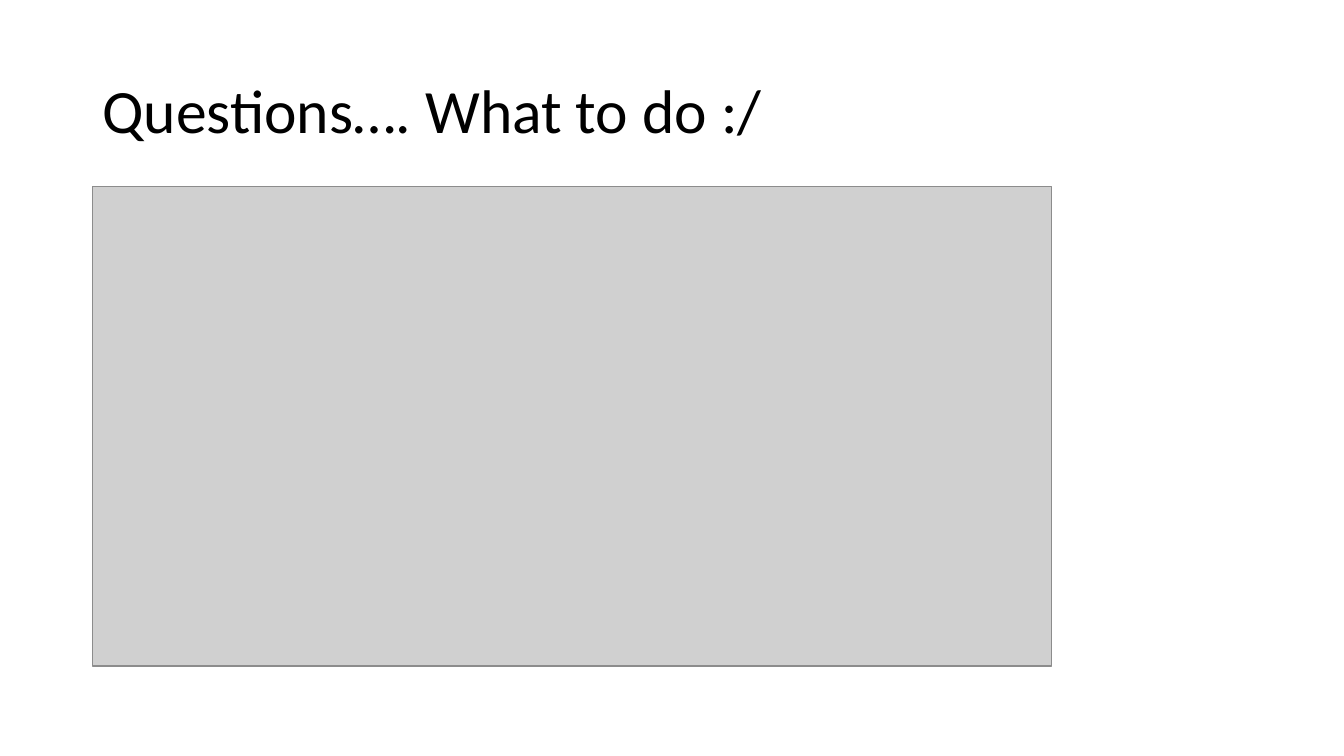
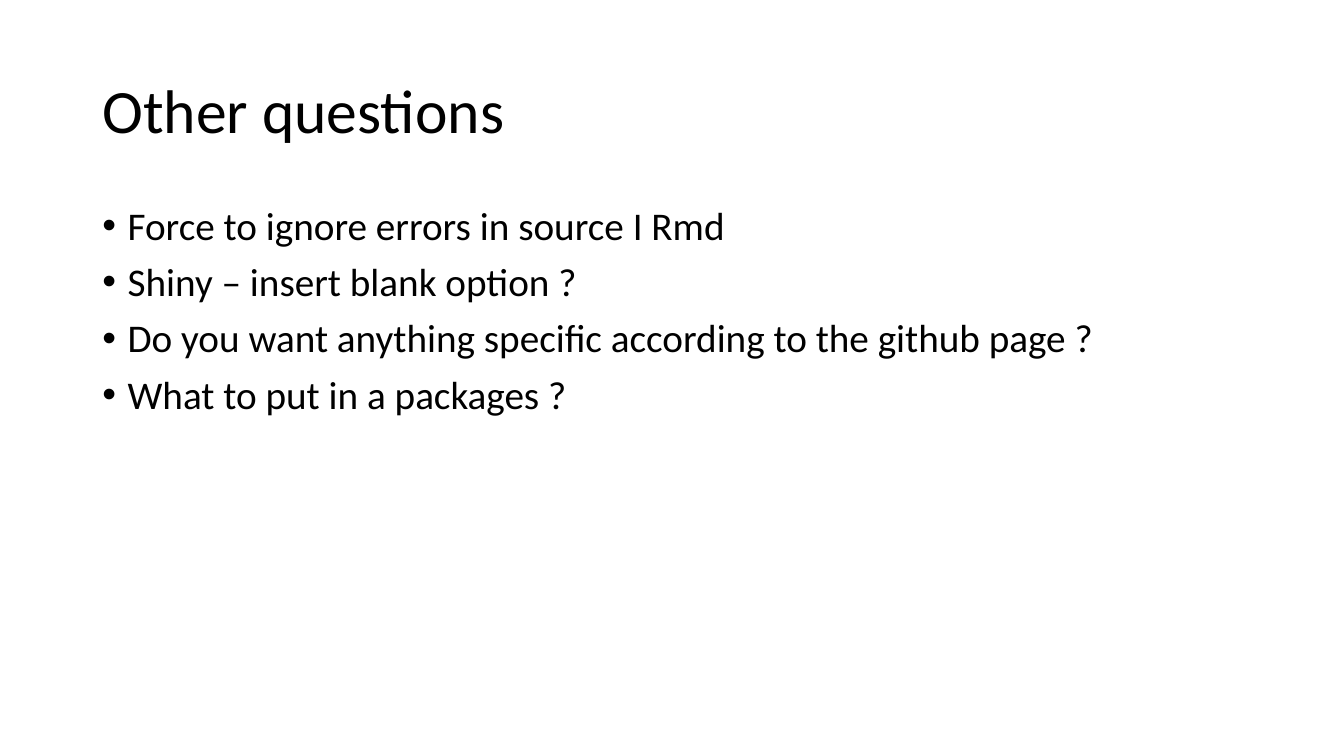
Before and after one commit to rforbiodatascience/2020_group01, a slide deck: slide 4 of Doc/questions_leon_group1_06_05_2020.pptx (slide 3 before the commit). Drawn at 1344x756 pixels with LibreOffice and Linux fonts; fonts in the diff are those of the drawing; grey boxes stand for pictures. Boxes give left, top, right and bottom in pixels: in the first picture for what was removed or moved away, otherwise in the second. Text is boxed around its words. In the diff, an @@ line names an element or a change of style, - is before the commit and + after.

```diff
--- a/Doc/questions_leon_group1_06_05_2020.pptx
+++ b/Doc/questions_leon_group1_06_05_2020.pptx
@@ title at (102,90,504,143): text changed @@
-Questions…. What to do :/
+Other questions
@@ picture removed at (93,187,1053,666) @@
@@ text added at (128,212,1066,416), 28 pt, text #000000 @@
+• Force to ignore errors in source I Rmd
+• Shiny – insert blank option ?
+• Do you want anything specific according to the github page ?
+• What to put in a packages ?
```
Also in this commit, not shown: 2 slides added, 2 slides removed, 21 other files.
